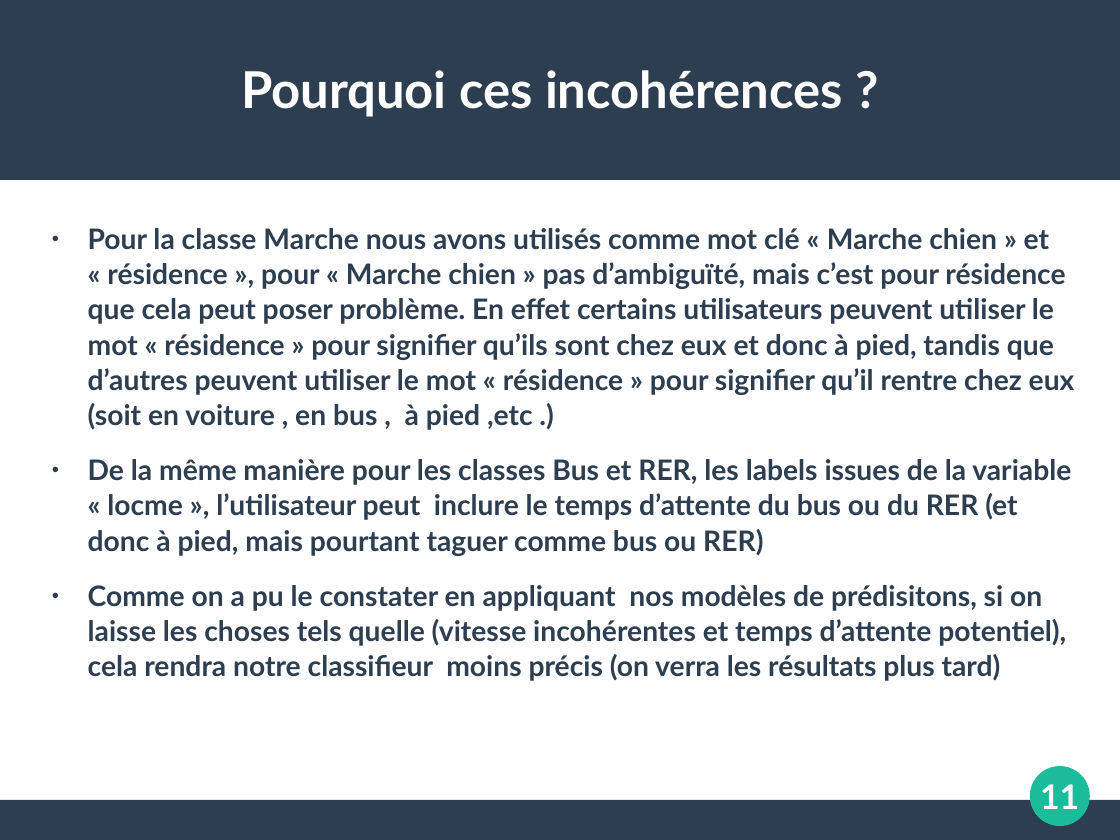
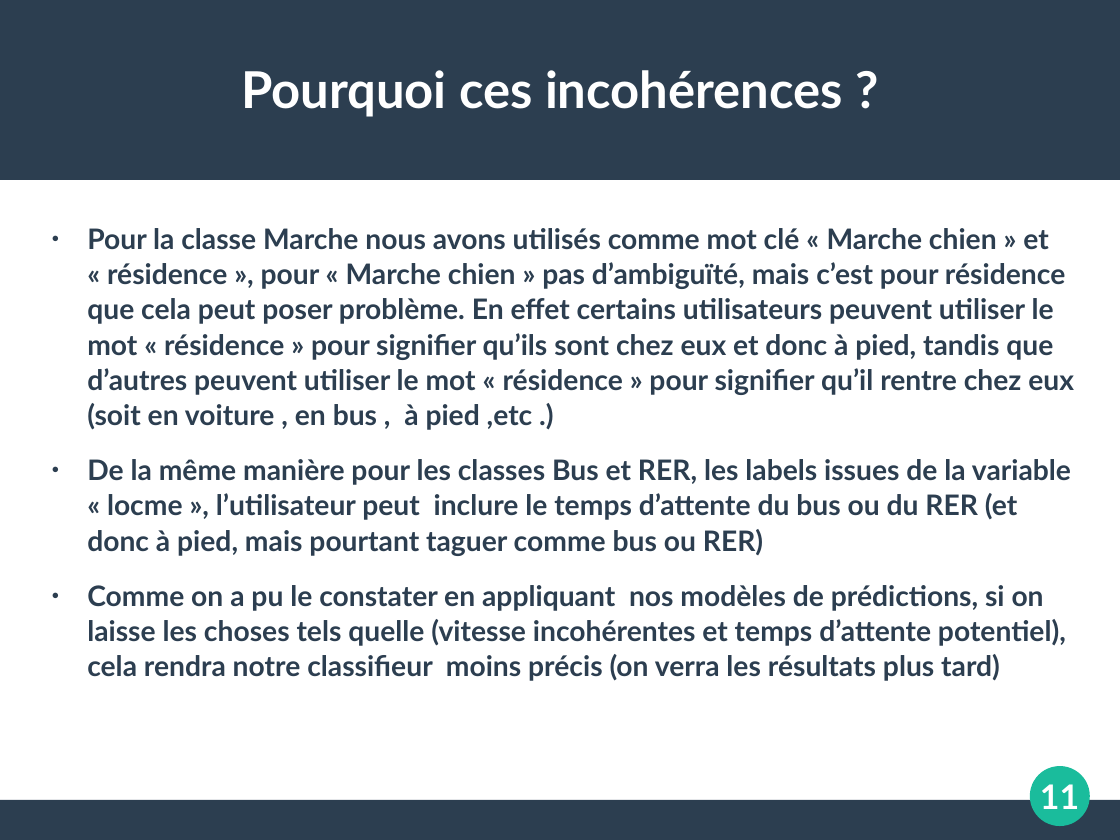
Before and after one commit to koper921/ProjetGps, a slide deck: slide 11 of Slide TER.ppt. Drawn at 1120x840 pixels with LibreOffice and Linux fonts; fonts in the diff are those of the drawing. Boxes give left, top, right and bottom in pixels: in the first picture for what was removed or moved away, otherwise in the second. Text is boxed around its words. In the diff, an @@ line names an element or a change of style, - is before the commit and + after.

```diff
--- a/Slide TER.ppt
+++ b/Slide TER.ppt
@@ text at (87, 585, 1066, 681): text changed @@
-● Comme on a pu le constater en appliquant nos modèles de prédisitons, si on laisse les choses tels quelle (vitesse incohérentes et temps d’attente potentiel), cela rendra notre classifieur moins précis (on verra les résultats plus tard)
+● Comme on a pu le constater en appliquant nos modèles de prédictions, si on laisse les choses tels quelle (vitesse incohérentes et temps d’attente potentiel), cela rendra notre classifieur moins précis (on verra les résultats plus tard)
```
Also in this commit, not shown: 10 other slides changed, 5 slides added, 11 other files.
